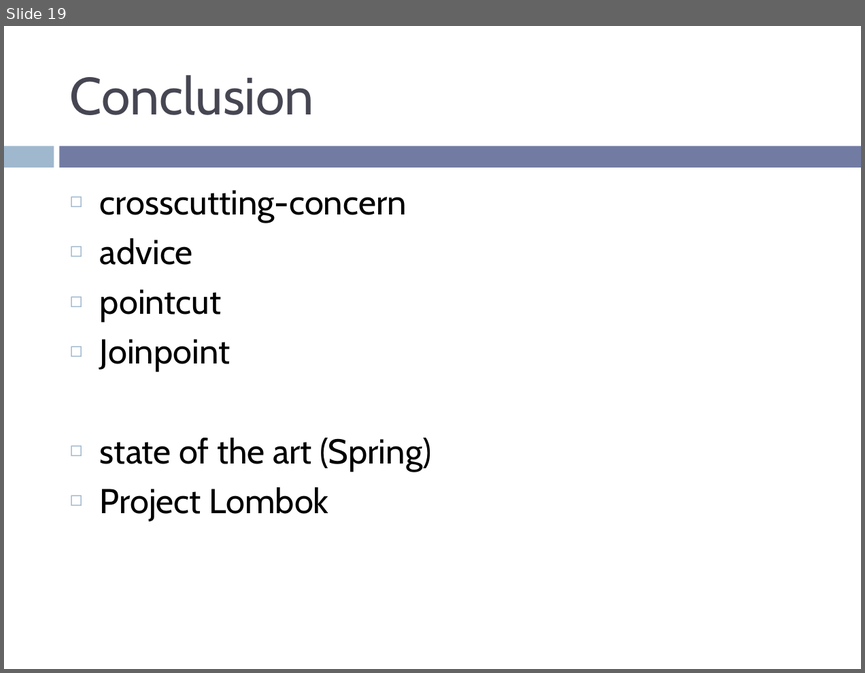
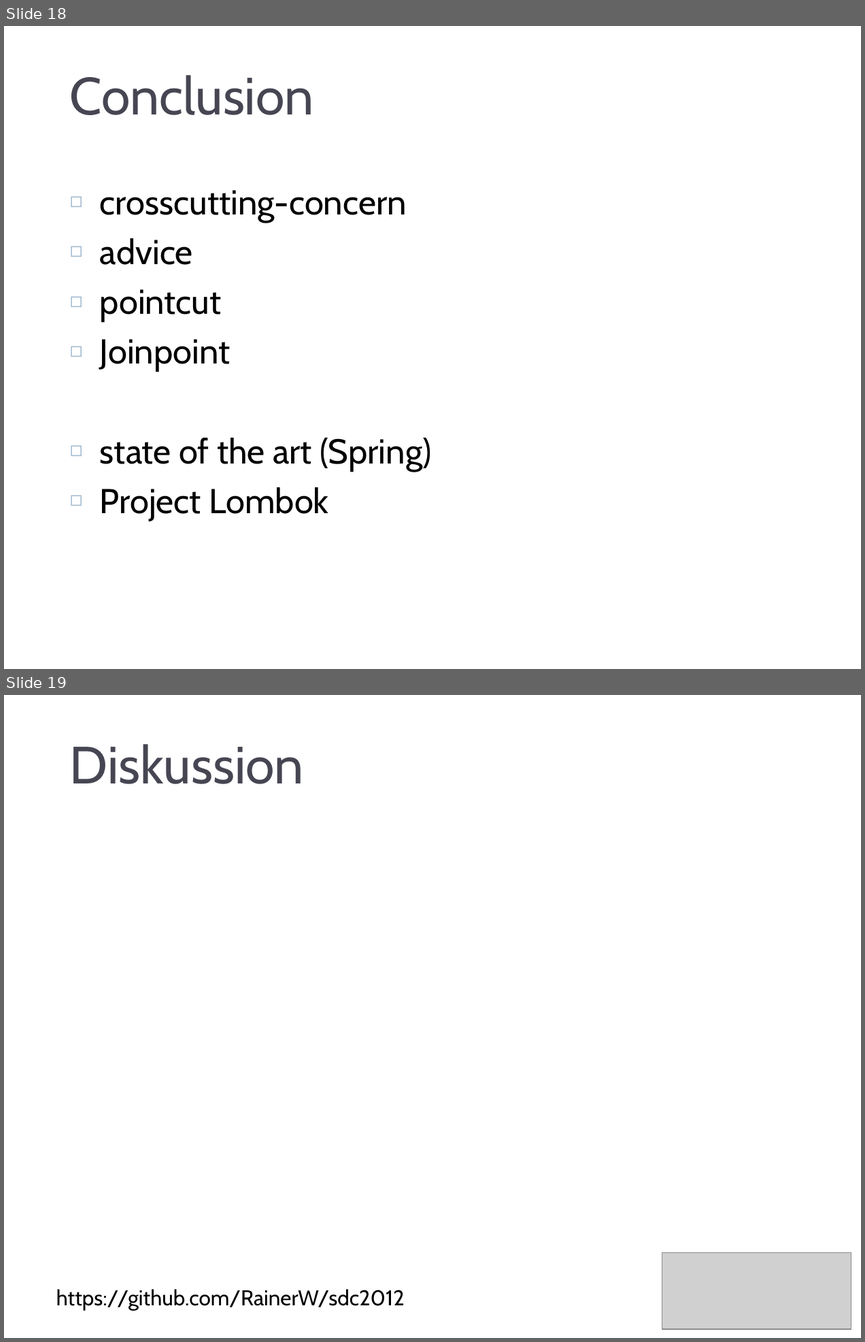
Before and after one commit to RainerW/sdc2012, a slide deck: presentation/aop.pptm. Shown one above the other, each under a label of ours: slide 19 before the commit, slides 18 and 19 after it. The pictures are 865x673 and 865x1342 pixels, drawn with LibreOffice and Linux fonts; fonts in the diff are those of the drawing; grey boxes stand for pictures; background and template pictures are left out. Boxes give left, top, right and bottom in pixels: in the first picture for what was removed or moved away, otherwise in the second. Text is boxed around its words. In the diff, an @@ line names an element or a change of style, - is before the commit and + after.

```diff
--- a/presentation/aop.pptm
+++ b/presentation/aop.pptm
@@ slide 19 added at [4, 695, 861, 1338], background #FFFFFF; not listed: 2 template elements that a slide beside it also shows @@
@@ title added at [70, 744, 304, 784], 44 pt, text #464653 @@
+Diskussion
@@ picture added at [662, 1253, 851, 1329] @@
@@ text added at [56, 1289, 405, 1310], 18 pt, text #000000 @@
+https://github.com/RainerW/sdc2012
@@ what was slide 19 is now slide 18 @@
@@ slide 18 changed as well @@
@@ rectangle removed at [4, 146, 54, 167] @@
@@ rectangle added at [4, 138, 861, 172], fill #FFFFFF, outline #FFFFFF 1.5 pt @@
```
Also in this commit, not shown: 17 other slides changed, 3 slides removed.
